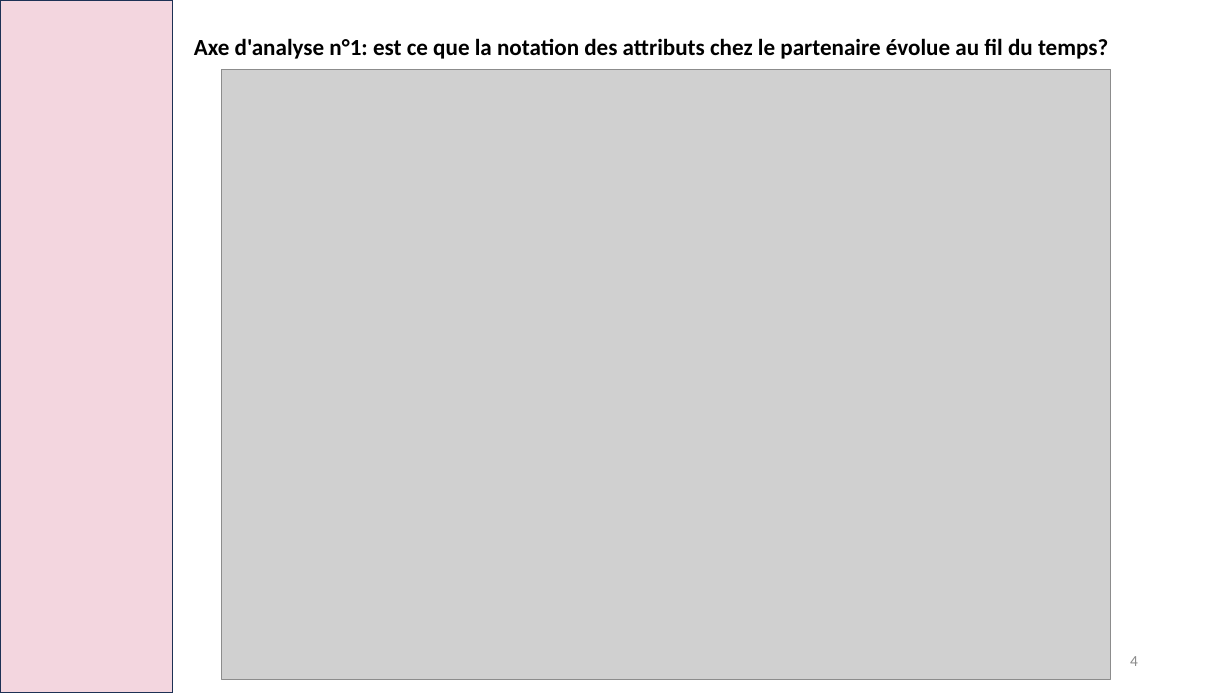
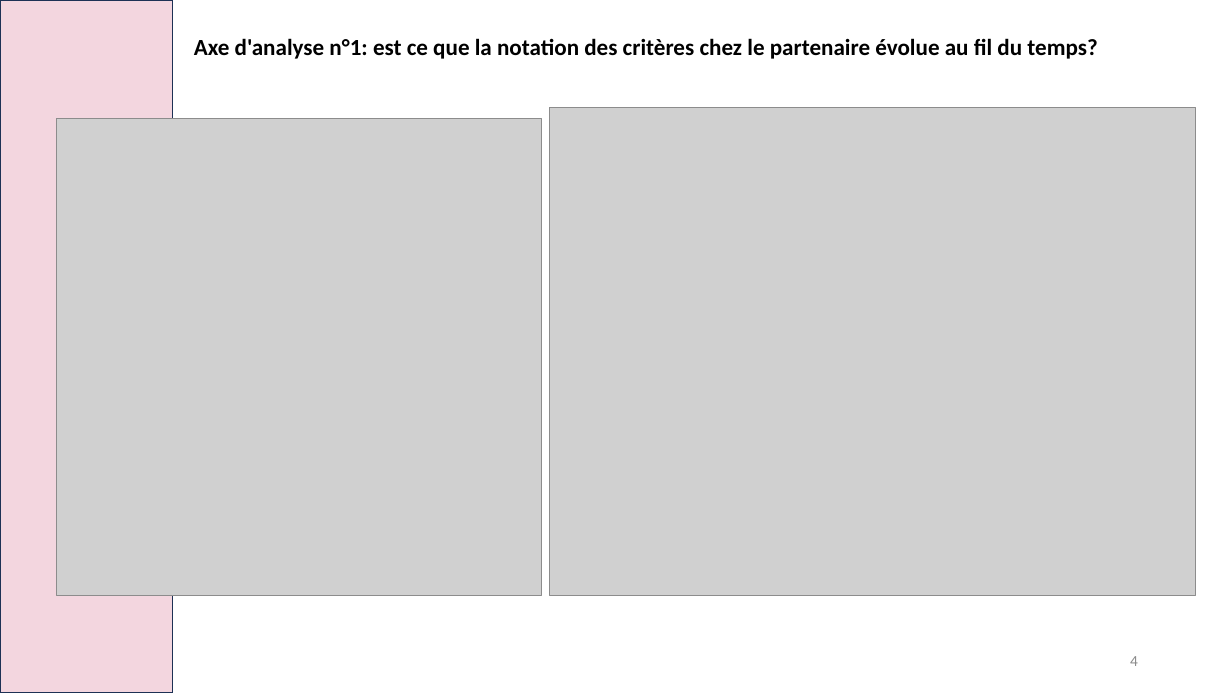
Before and after one commit to laura-lucchini/projet_speed_dating_bloc2_RNCP, a slide deck: slide 4 of speed_dating.pptx. Drawn at 1232x693 pixels with LibreOffice and Linux fonts; fonts in the diff are those of the drawing; grey boxes stand for pictures. Boxes give left, top, right and bottom in pixels: in the first picture for what was removed or moved away, otherwise in the second. Text is boxed around its words. In the diff, an @@ line names an element or a change of style, - is before the commit and + after.

```diff
--- a/speed_dating.pptx
+++ b/speed_dating.pptx
@@ text at <box>194,38,1097,59</box>: text changed @@
-Axe d'analyse n°1: est ce que la notation des attributs chez le partenaire évolue au fil du temps?
+Axe d'analyse n°1: est ce que la notation des critères chez le partenaire évolue au fil du temps?
@@ picture removed at <box>221,69,1111,679</box> @@
@@ picture added at <box>56,118,542,595</box> @@
@@ picture added at <box>550,107,1196,595</box> @@
```
Also in this commit, not shown: 9 other slides changed, 1 other file.
